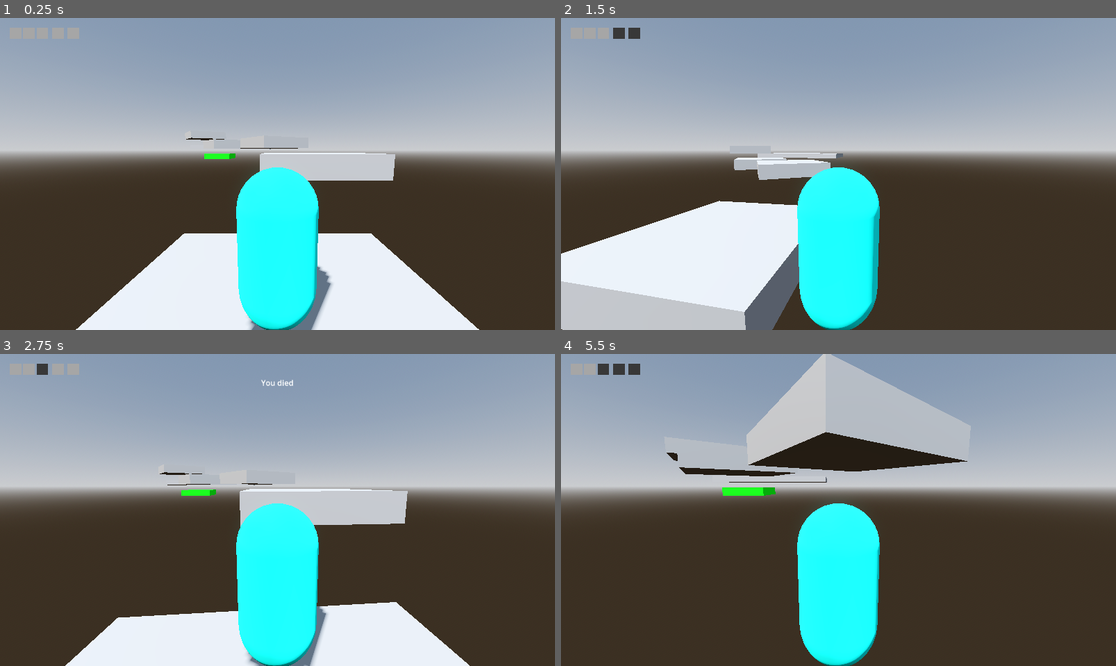
Above: before the commit, frames 1-4 (two rows, left to right).
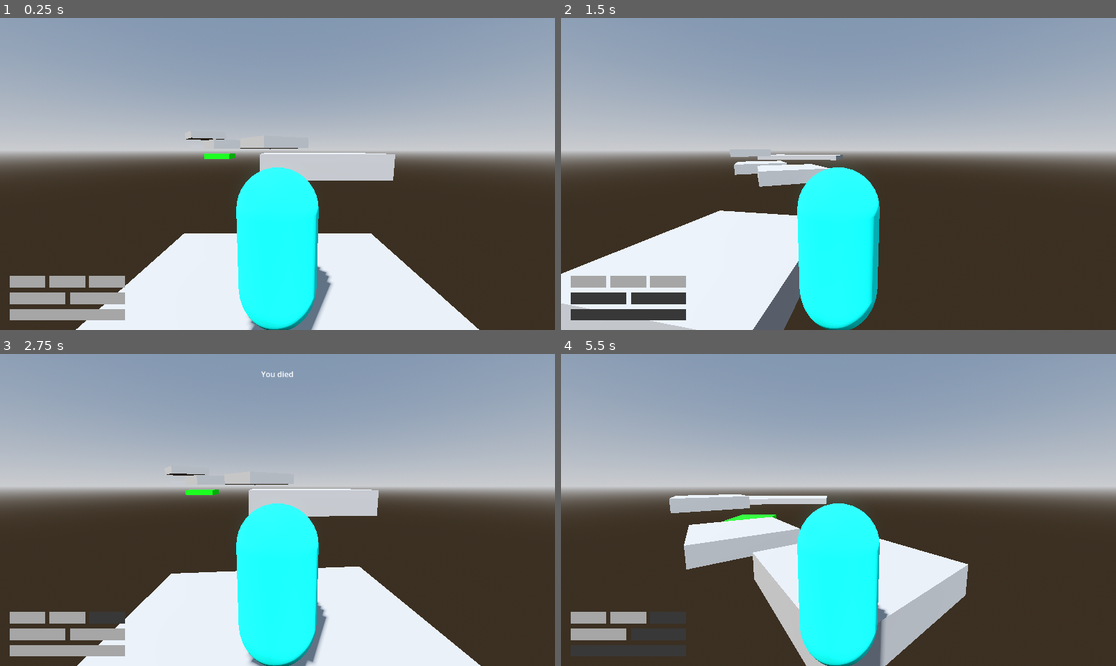
Above: after the commit, the same moments.

Repository: jpvds1/DDJD
Game: Godot game, scene res://scenes/levels/level_1.tscn
Same seed, same stepped clock (60 frames per second), same inputs: the game is played once before the commit and once after it.
Inputs (mouse positions are in pixels of both pictures, inside the frame that each line leads up to):
- Up to frame 1 (0.25 s): no input
- Up to frame 2 (1.5 s): tap Enter at 0.5 s; move the mouse to (866, 174) at 0.52 s; hold W (move_forwards) from 0.53 s (still down); tap Q (dash) at 0.6 s; tap Space (jump) at 0.77, 0.8, 1.07, 1.35 s; move the mouse to (810, 174) at 1.27 s
- Up to frame 3 (2.75 s): keep holding W (move_forwards); tap Space (jump) at 1.52, 1.82, 2.3 s; tap Q (dash) at 1.55, 2.1 s; move the mouse to (288, 503) at 2.02 s
- Up to frame 4 (5.5 s): keep holding W (move_forwards); move the mouse to (832, 516) at 2.77 s; tap Shift (sprint) at 2.85 s; tap Space (jump) at 3.02, 3.32, 3.77, 3.8, 4.07, 4.35, 4.52, 4.82, 5.3 s; tap Q (dash) at 3.05, 3.6, 4.55, 5.1 s; move the mouse to (877, 513) at 3.52 s; move the mouse to (794, 506) at 4.27 s; move the mouse to (844, 510) at 5.02 s

The runs differ from the first frame. In frame 1, 2.4% of the frame differs, in the area x 1-23%, y 3-97%; in frame 2, 7.5%; in frame 3, 7.6%; in frame 4, 21%, in the area x 1-74%, y 0-100%.

Commit message:
feat: improved layout

Diff:
--- a/platformer-game/scenes/ui/main_UI.tscn
+++ b/platformer-game/scenes/ui/main_UI.tscn
@@ -4,42 +4,50 @@
 
 [node name="CanvasLayer" type="CanvasLayer" unique_id=9067626]
 script = ExtResource("1_gks1h")
-player_path = null
 
 [node name="RootMargin" type="MarginContainer" parent="." unique_id=1389435374]
-anchors_preset = 15
-anchor_right = 1.0
+anchors_preset = 2
+anchor_top = 1.0
 anchor_bottom = 1.0
-grow_horizontal = 2
-grow_vertical = 2
+offset_top = -56.0
+offset_right = 40.0
+grow_vertical = 0
 theme_override_constants/margin_left = 20
 theme_override_constants/margin_top = 20
 theme_override_constants/margin_right = 20
 theme_override_constants/margin_bottom = 20
 
 [node name="MainVBox" type="VBoxContainer" parent="RootMargin" unique_id=222113591]
+custom_minimum_size = Vector2(240, 0)
+layout_mode = 2
+theme_override_constants/separation = 10
+
+[node name="LivesContainer" type="HBoxContainer" parent="RootMargin/MainVBox" unique_id=760054353]
+layout_mode = 2
+theme_override_constants/separation = 8
+alignment = 2
+
+[node name="JumpsContainer" type="HBoxContainer" parent="RootMargin/MainVBox" unique_id=1496545924]
+layout_mode = 2
+theme_override_constants/separation = 10
+
+[node name="DashContainer" type="HBoxContainer" parent="RootMargin/MainVBox" unique_id=1586787714]
+layout_mode = 2
+theme_override_constants/separation = 10
+
+[node name="MessageTop" type="MarginContainer" parent="." unique_id=1921871870]
+anchors_preset = 5
+anchor_left = 0.5
+anchor_right = 0.5
+offset_left = -0.5
+offset_right = 0.5
+offset_bottom = 53.0
+grow_horizontal = 2
+theme_override_constants/margin_top = 30
+
+[node name="MessageCenter" type="CenterContainer" parent="MessageTop" unique_id=907514883]
 layout_mode = 2
 
-[node name="TopBar" type="HBoxContainer" parent="RootMargin/MainVBox" unique_id=1135012416]
+[node name="MessageLabel" type="Label" parent="MessageTop/MessageCenter" unique_id=1279842124]
 layout_mode = 2
-
-[node name="LivesContainer" type="HBoxContainer" parent="RootMargin/MainVBox/TopBar" unique_id=760054353]
-layout_mode = 2
-
-[node name="CenterSpacer" type="Control" parent="RootMargin/MainVBox/TopBar" unique_id=1347142374]
-layout_mode = 2
-
-[node name="DashContainer" type="HBoxContainer" parent="RootMargin/MainVBox/TopBar" unique_id=1586787714]
-layout_mode = 2
-
-[node name="RightSpacer" type="Control" parent="RootMargin/MainVBox/TopBar" unique_id=1391051379]
-layout_mode = 2
-
-[node name="JumpsContainer" type="HBoxContainer" parent="RootMargin/MainVBox/TopBar" unique_id=1496545924]
-layout_mode = 2
-
-[node name="MessageCenter" type="CenterContainer" parent="RootMargin/MainVBox" unique_id=907514883]
-layout_mode = 2
-
-[node name="MessageLabel" type="Label" parent="RootMargin/MainVBox/MessageCenter" unique_id=1279842124]
-layout_mode = 2
+horizontal_alignment = 1
--- a/platformer-game/scripts/player/capsule_character.gd
+++ b/platformer-game/scripts/player/capsule_character.gd
@@ -26,7 +26,7 @@
 const EXTRA_JUMP_VELOCITY = 5.5
 const JUMP_CUT_MULTIPLIER = 0.45
 
-const MAX_EXTRA_JUMPS = 1
+const MAX_EXTRA_JUMPS = 2
 const COYOTE_TIME = 0.12
 const JUMP_BUFFER_TIME = 0.12
 
--- a/platformer-game/scripts/ui/main_UI.gd
+++ b/platformer-game/scripts/ui/main_UI.gd
@@ -2,10 +2,10 @@
 
 @export var player_path: NodePath
 
-@onready var lives_container: HBoxContainer = $RootMargin/MainVBox/TopBar/LivesContainer
-@onready var dash_container: HBoxContainer = $RootMargin/MainVBox/TopBar/DashContainer
-@onready var jumps_container: HBoxContainer = $RootMargin/MainVBox/TopBar/JumpsContainer
-@onready var message_label: Label = $RootMargin/MainVBox/MessageCenter/MessageLabel
+@onready var lives_container: HBoxContainer = $RootMargin/MainVBox/LivesContainer
+@onready var dash_container: HBoxContainer = $RootMargin/MainVBox/DashContainer
+@onready var jumps_container: HBoxContainer = $RootMargin/MainVBox/JumpsContainer
+@onready var message_label: Label = $MessageTop/MessageCenter/MessageLabel
 
 var player: Node = null
 
@@ -58,6 +58,9 @@
 	var box := ColorRect.new()
 	box.custom_minimum_size = Vector2(24, 24)
 
+	box.size_flags_horizontal = Control.SIZE_EXPAND_FILL
+	box.size_flags_vertical = Control.SIZE_FILL
+
 	if is_active:
 		box.color = Color(0.65, 0.65, 0.65, 1.0)
 	else:
